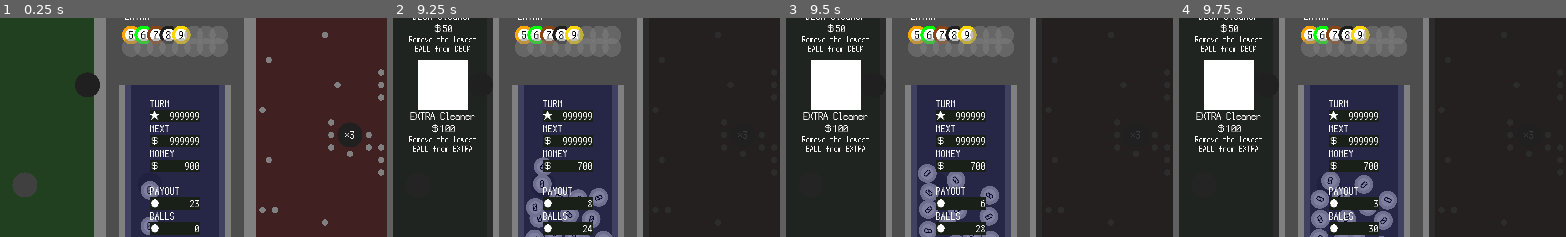
Above: before the commit, frames 1-4 (left to right).
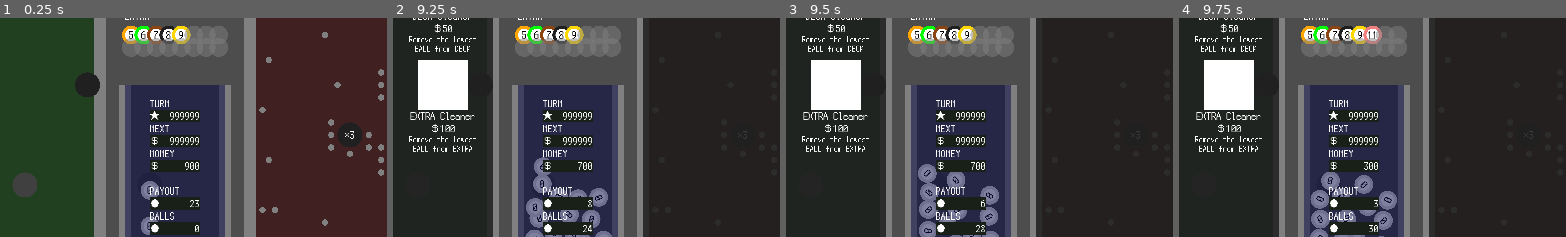
Above: after the commit, the same moments.

Repository: kamikoloss/gamball
Game: Godot game, scene res://scenes/main.tscn
Same seed, same stepped clock (60 frames per second), same inputs: the game is played once before the commit and once after it.
Inputs (mouse positions are % of the whole screen's width and height, from its top left):
- Up to frame 1 (0.25 s): no input
- Up to frame 2 (9.25 s): click "＄⇒●" at 0.5 s; click "●⇒＄" at 1.25 s; click "SHOP" at 2 s; click "INFO" at 2.75 s; click "＄⇒●" at 3.5 s; click "●⇒＄" at 4.25 s; click "SHOP" at 5 s; click "INFO" at 5.75 s; click "＄⇒●" at 6.5 s; click "●⇒＄" at 7.25 s; click "SHOP" at 8 s; click "INFO" at 8.75 s
- Up to frame 3 (9.5 s): no input
- Up to frame 4 (9.75 s): drag from (21, 49) to (3, 6) at 9.52 s
The pictures show only the part of the screen within x 27-77%, y 33-83%; the shares and areas given below are measured in that part.

Frames 1-3 are identical in both runs. In frame 4, 0.3% of the frame differs, in the area x 47-53%, y 3-70%.

Commit message:
Product を購入できるようにした

Diff:
--- a/scripts/ball.gd
+++ b/scripts/ball.gd
@@ -15,29 +15,31 @@
 @export var level: int = 0 # ボール番号
 @export var is_display: bool = false # 展示用かどうか
 
-@export var _texture_rect: TextureRect
-@export var _texture_rect_in: TextureRect
+@export var _texture_rect: TextureRect # ボールの色
+@export var _texture_rect_in: TextureRect # ボール番号の背景
 @export var _label: Label
 @export var _area2d: Area2D
 
 
 func _ready() -> void:
 	refresh_view()
-	refresh_display()
 
 
 # 自身の見た目を更新する
 func refresh_view() -> void:
+	# 色
 	_texture_rect.self_modulate = BALL_COLORS[level]
+
+	# ボール番号
 	if level < 0:
+		_texture_rect_in.visible = false
 		_label.visible = false
-		_texture_rect_in.visible = false
 	else:
+		_texture_rect_in.visible = true
+		_label.visible = true
 		_label.text = str(level)
 
-
-# 自身の展示設定を更新する
-func refresh_display() -> void:
+	# 展示用
 	if is_display:
 		freeze = true
 		collision_layer = 0
--- a/scripts/main.gd
+++ b/scripts/main.gd
@@ -1,5 +1,11 @@
 class_name Main
 extends Node
+
+
+# DECK の最大数
+const DECK_MAX_SIZE = 16
+# EXTRA の最大数
+const EXTRA_MAX_SIZE = 16
 
 
 # PackedScene
@@ -77,8 +83,8 @@
 	_arrow.visible = false
 	_arrow_square.scale.y = 0
 	# Balls Slot
-	_refresh_balls_slot(_balls_slot_deck, _deck_level_list)
-	_refresh_balls_slot(_balls_slot_extra, _extra_level_list)
+	_refresh_balls_slot_deck()
+	_refresh_balls_slot_extra()
 
 	# Label 用に初期化する
 	money = 1000
@@ -210,19 +216,48 @@
 
 # 商品のアイコンがクリックされたときの処理
 func _on_product_icon_pressed(product: Product) -> void:
+	# Money が足りない場合: 何もしない
+	if money < product.price:
+		print("no money!")
+		return
+	else:
+		money -= product.price
+
+	# Product の効果を発動する
+	# TODO: マジックナンバーをなくす？
 	match product.product_type:
 		Product.ProductType.DeckPack:
-			pass
+			for i in 3:
+				if _deck_level_list.size() < DECK_MAX_SIZE:
+					var level = randi_range(0, 7)
+					_deck_level_list.push_back(level)
 		Product.ProductType.DeckPack2:
-			pass
+			for i in 1:
+				if _deck_level_list.size() < DECK_MAX_SIZE:
+					var level = randi_range(8, 15)
+					_deck_level_list.push_back(level)
 		Product.ProductType.DeckCleaner:
-			pass
+			if 1 < _deck_level_list.size():
+				_deck_level_list.sort()
+				_deck_level_list.pop_front()
 		Product.ProductType.ExtraPack:
-			pass
+			for i in 2:
+				if _extra_level_list.size() < EXTRA_MAX_SIZE:
+					var level = randi_range(0, 7)
+					_extra_level_list.push_back(level)
 		Product.ProductType.ExtraPack2:
-			pass
+			for i in 1:
+				if _extra_level_list.size() < EXTRA_MAX_SIZE:
+					var level = randi_range(8, 15)
+					_extra_level_list.push_back(level)
 		Product.ProductType.ExtraCleaner:
-			pass
+			if 1 < _extra_level_list.size():
+				_extra_level_list.sort()
+				_extra_level_list.pop_front()
+
+	# DECK, EXTRA の見た目を更新する
+	_refresh_balls_slot_deck()
+	_refresh_balls_slot_extra()
 
 
 func _start_payout() -> void:
@@ -250,6 +285,12 @@
 	_arrow.rotation_degrees = rad_to_deg(drag_vector.angle()) + 90
 	_arrow_square.scale.y = (clamped_length / _drag_length_max) * 10
 
+
+func _refresh_balls_slot_deck() -> void:
+	_refresh_balls_slot(_balls_slot_deck, _deck_level_list)
+
+func _refresh_balls_slot_extra() -> void:
+	_refresh_balls_slot(_balls_slot_extra, _extra_level_list)
 
 func _refresh_balls_slot(parent_node: Node, level_list: Array[int]) -> void:
 	var index = 0
